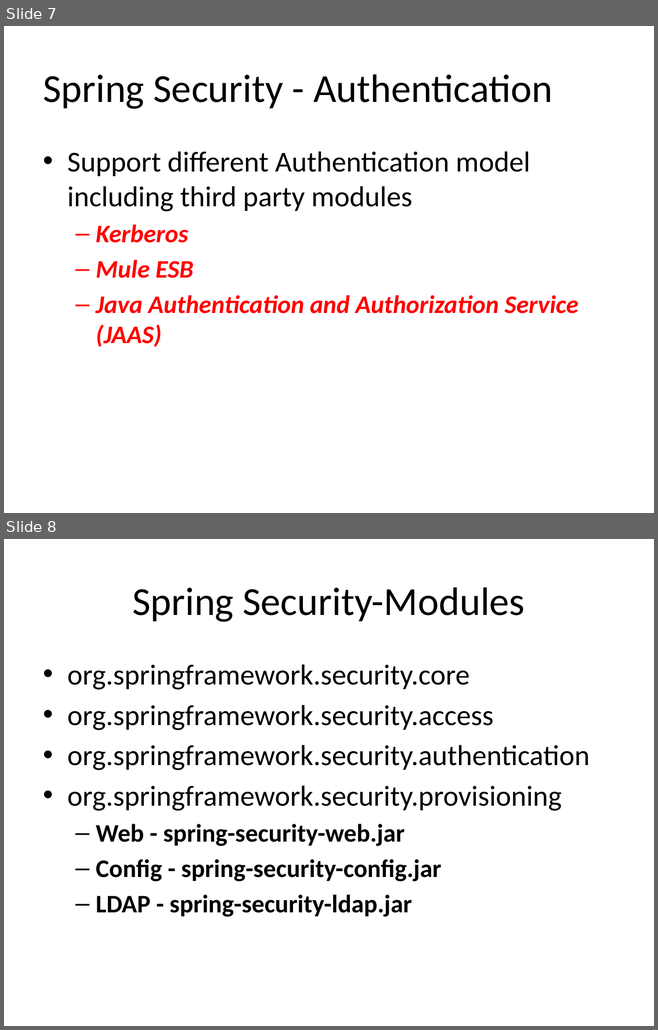
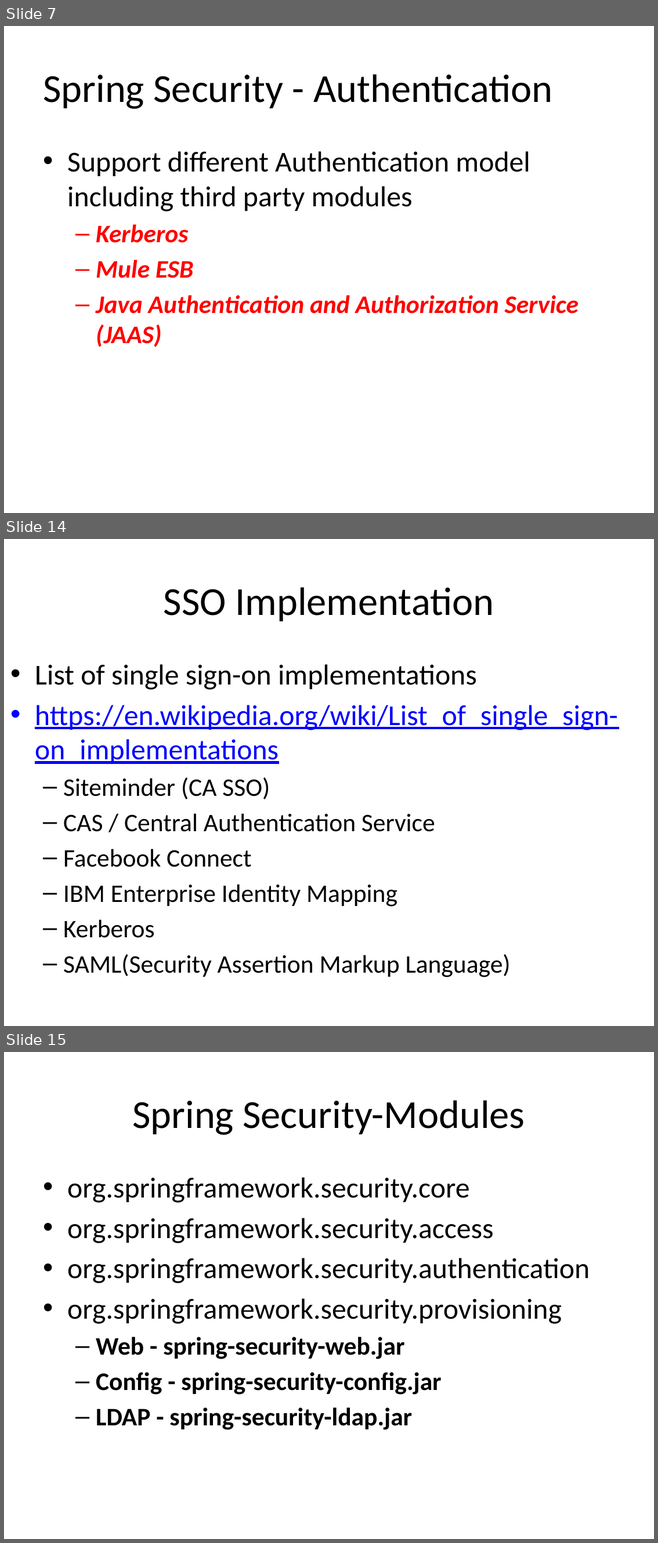
Before and after one commit to xbblcjx/projectdetails, a slide deck: SpringSecurity.pptx. Shown one above the other, each under a label of ours: slides 7 and 8 before the commit, slides 7, 14 and 15 after it; the slides between them are not shown. The pictures are 658x1030 and 658x1543 pixels, drawn with LibreOffice and Linux fonts; fonts in the diff are those of the drawing. Boxes give left, top, right and bottom in pixels: in the first picture for what was removed or moved away, otherwise in the second. Text is boxed around its words. In the diff, an @@ line names an element or a change of style, - is before the commit and + after.

```diff
--- a/SpringSecurity.pptx
+++ b/SpringSecurity.pptx
@@ slide 14 added at bbox=[4, 539, 654, 1026], background #FFFFFF @@
@@ title added at bbox=[164, 587, 494, 621], 44 pt, text #000000 @@
+SSO Implementation
@@ text added at bbox=[35, 664, 618, 977], 28 pt, text #000000 @@
+• List of single sign-on implementations
+• https://en.wikipedia.org/wiki/List_of_single_sign-on_implementations
+  – Siteminder (CA SSO)
+  – CAS / Central Authentication Service
+  – Facebook Connect
+  – IBM Enterprise Identity Mapping
+  – Kerberos
+  – SAML(Security Assertion Markup Language)
@@ what was slide 8 is now slide 15 @@
```
Also in this commit, not shown: 8 other slides added.
